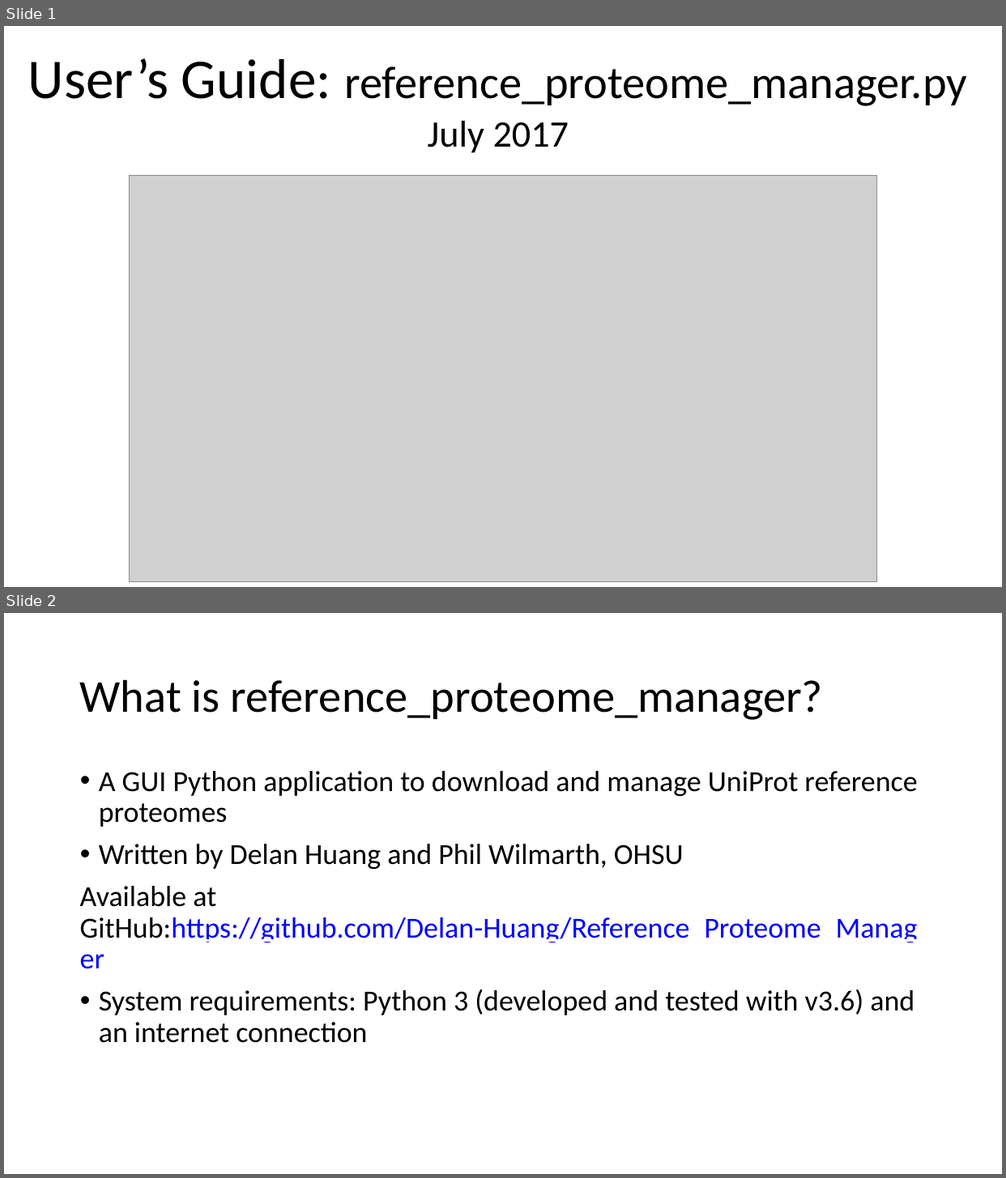
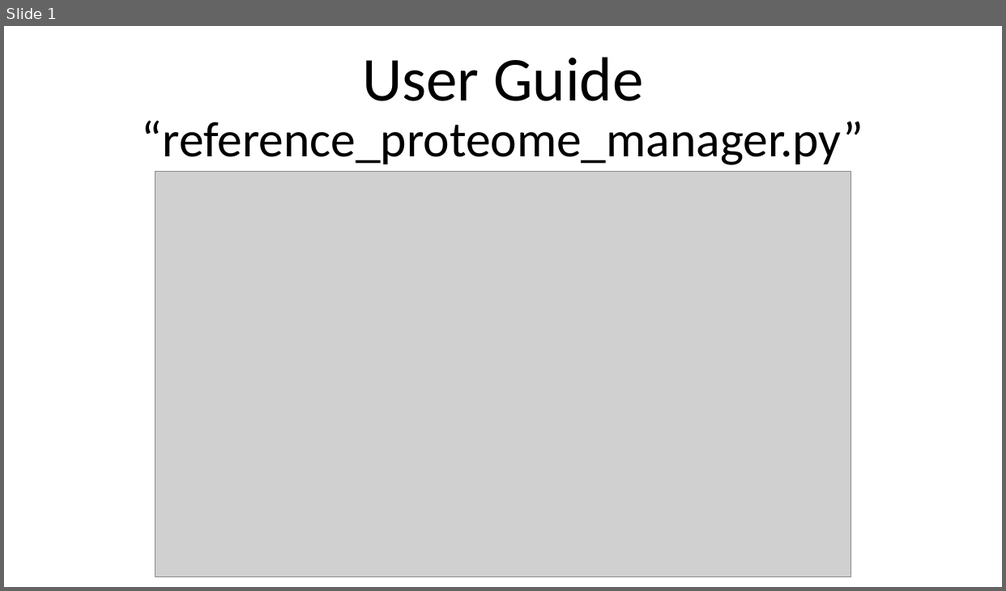
Before and after one commit to lily-liang12/Reference_Proteome_Manager, a slide deck: Reference_Proteome_Manager_UniProt/User_Guide_UniProt.pptx. Shown one above the other, each under a label of ours: slides 1 and 2 before the commit, slide 1 after it. The pictures are 1006x1178 and 1006x591 pixels, drawn with LibreOffice and Linux fonts; fonts in the diff are those of the drawing; grey boxes stand for pictures. Boxes give left, top, right and bottom in pixels: in the first picture for what was removed or moved away, otherwise in the second. Text is boxed around its words. In the diff, an @@ line names an element or a change of style, - is before the commit and + after.

```diff
--- a/Reference_Proteome_Manager_UniProt/User_Guide_UniProt.pptx
+++ b/Reference_Proteome_Manager_UniProt/User_Guide_UniProt.pptx
@@ slide 2 removed at [4,613,1002,1174], background #FFFFFF @@
@@ text removed at [80,679,823,720] @@
-What is reference_proteome_manager?
@@ text removed at [80,771,918,1043] @@
-• A GUI Python application to download and manage UniProt reference proteomes
-• Written by Delan Huang and Phil Wilmarth, OHSU
-Available at GitHub:https://github.com/Delan-Huang/Reference_Proteome_Manager
-• System requirements: Python 3 (developed and tested with v3.6) and an internet connection
@@ slide 1 changed as well @@
@@ title at [142,57,864,165]: text changed; size 44 to 48 pt @@
-User’s Guide: reference_proteome_manager.py
-July 2017
+User Guide
+“reference_proteome_manager.py”
@@ picture: place and size @@
-picture at [130,176,878,582]
+picture at [155,172,851,578]
```
Also in this commit, not shown: 6 other slides changed, 1 slide added, 5 other slides removed.
